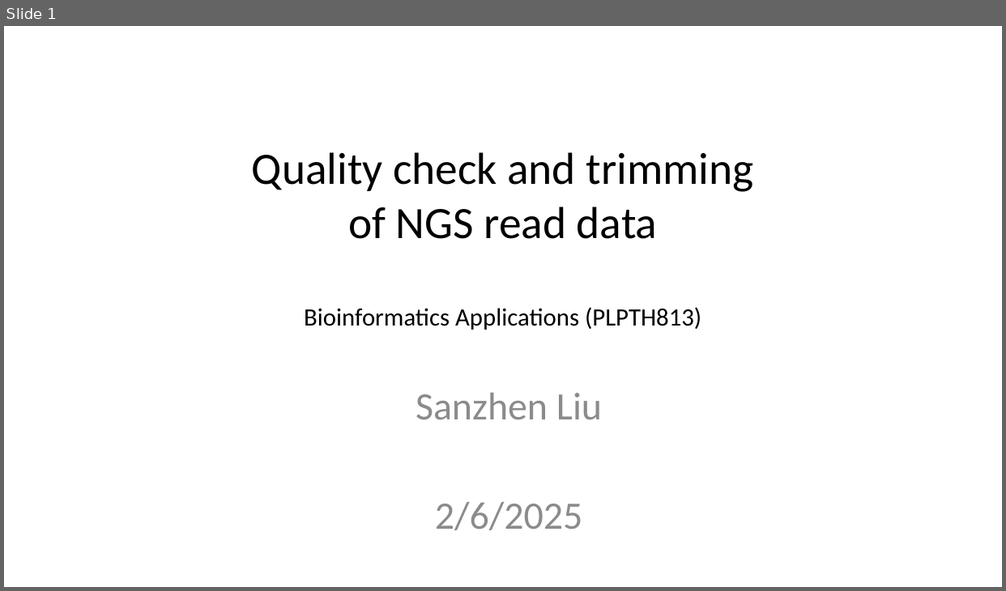
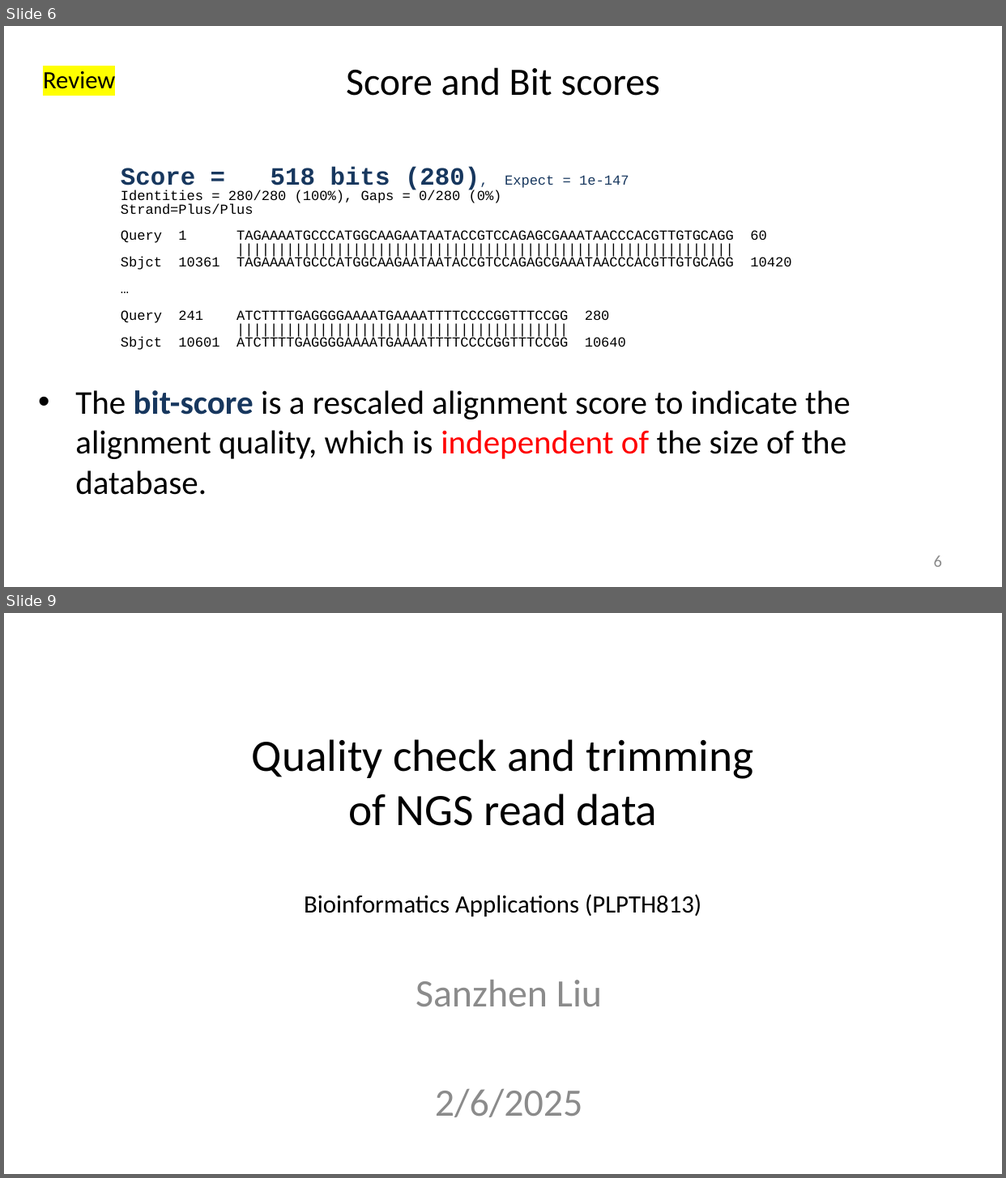
Before and after one commit to liu3zhenlab/teaching, a slide deck: PLPTH813Bioinformatis/2025/1_lecture/lecture05_NGS_data.pptx. Shown one above the other, each under a label of ours: slide 1 before the commit, slides 6 and 9 after it; the slides between them are not shown. The pictures are 1006x591 and 1006x1178 pixels, drawn with LibreOffice and Linux fonts; fonts in the diff are those of the drawing. Boxes give left, top, right and bottom in pixels: in the first picture for what was removed or moved away, otherwise in the second. Text is boxed around its words. In the diff, an @@ line names an element or a change of style, - is before the commit and + after.

```diff
--- a/PLPTH813Bioinformatis/2025/1_lecture/lecture05_NGS_data.pptx
+++ b/PLPTH813Bioinformatis/2025/1_lecture/lecture05_NGS_data.pptx
@@ slide 6 added at (x1=4, y1=26, x2=1002, y2=587), background #FFFFFF @@
@@ text added at (x1=43, y1=71, x2=115, y2=89), 18 pt, text #000000 @@
+Review
@@ title added at (x1=346, y1=67, x2=660, y2=96), 28 pt, text #000000 @@
+Score and Bit scores
@@ text added at (x1=121, y1=167, x2=791, y2=350), 10 pt, text #000000 @@
+Score = 518 bits (280), Expect = 1e-147
+Identities = 280/280 (100%), Gaps = 0/280 (0%)
+Strand=Plus/Plus
+Query 1 TAGAAAATGCCCATGGCAAGAATAATACCGTCCAGAGCGAAATAACCCACGTTGTGCAGG 60
+||||||||||||||||||||||||||||||||||||||||||||||||||||||||||||
+Sbjct 10361 TAGAAAATGCCCATGGCAAGAATAATACCGTCCAGAGCGAAATAACCCACGTTGTGCAGG 10420
+…
+Query 241 ATCTTTTGAGGGGAAAATGAAAATTTTCCCCGGTTTCCGG 280
+||||||||||||||||||||||||||||||||||||||||
+Sbjct 10601 ATCTTTTGAGGGGAAAATGAAAATTTTCCCCGGTTTCCGG 10640
@@ text added at (x1=75, y1=390, x2=850, y2=495), 24 pt, text #000000 @@
+• The bit-score is a rescaled alignment score to indicate the alignment quality, which is independent of the size of the database.
@@ page number added at (x1=934, y1=556, x2=942, y2=567), 12 pt, text #8C8C8C @@
+6
@@ what was slide 1 is now slide 9 @@
```
Also in this commit, not shown: 6 slides changed, 7 other slides added.
